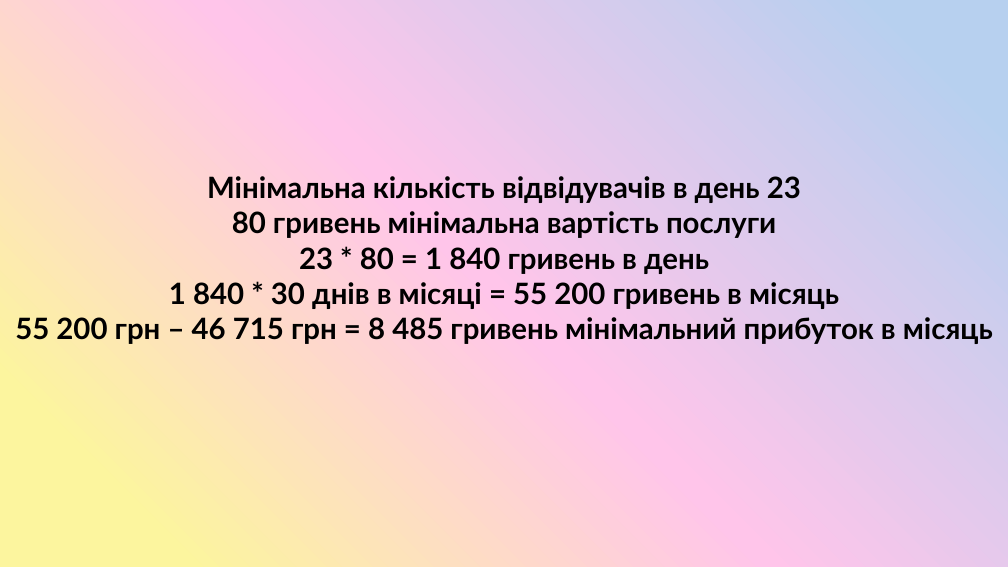
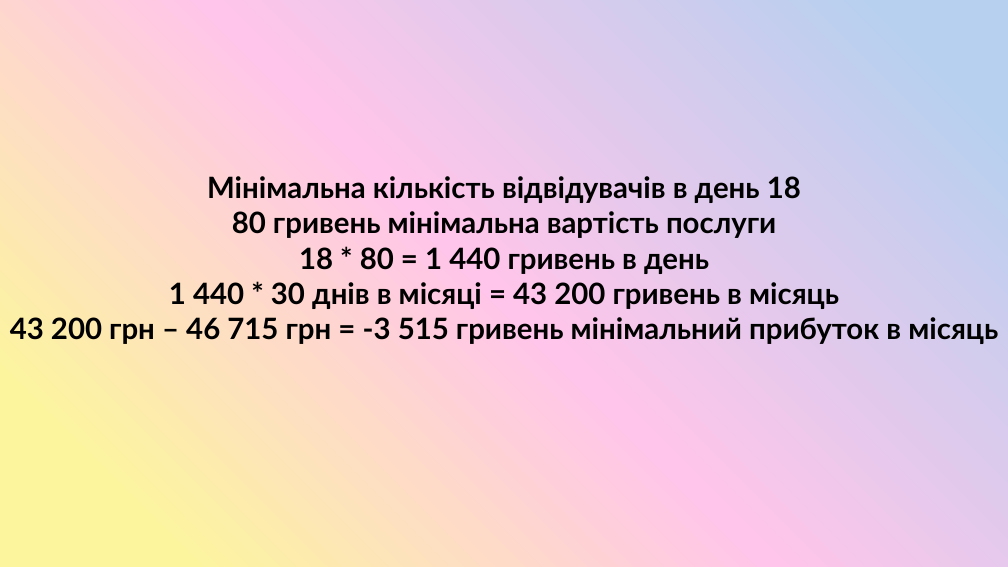
Before and after one commit to SashaGaran/Katya_diplomna, a slide deck: slide 13 of diplomna.pptx. Drawn at 1008x567 pixels with LibreOffice and Linux fonts; fonts in the diff are those of the drawing. Boxes give left, top, right and bottom in pixels: in the first picture for what was removed or moved away, otherwise in the second. Text is boxed around its words. In the diff, an @@ line names an element or a change of style, - is before the commit and + after.

```diff
--- a/diplomna.pptx
+++ b/diplomna.pptx
@@ text at <box>207,176,801,203</box>: text changed @@
-Мінімальна кількість відвідувачів в день 23
+Мінімальна кількість відвідувачів в день 18
@@ text at <box>10,247,998,344</box>: text changed @@
-23 * 80 = 1 840 гривень в день
-1 840 * 30 днів в місяці = 55 200 гривень в місяць
-55 200 грн – 46 715 грн = 8 485 гривень мінімальний прибуток в місяць
+18 * 80 = 1 440 гривень в день
+1 440 * 30 днів в місяці = 43 200 гривень в місяць
+43 200 грн – 46 715 грн = -3 515 гривень мінімальний прибуток в місяць
```
